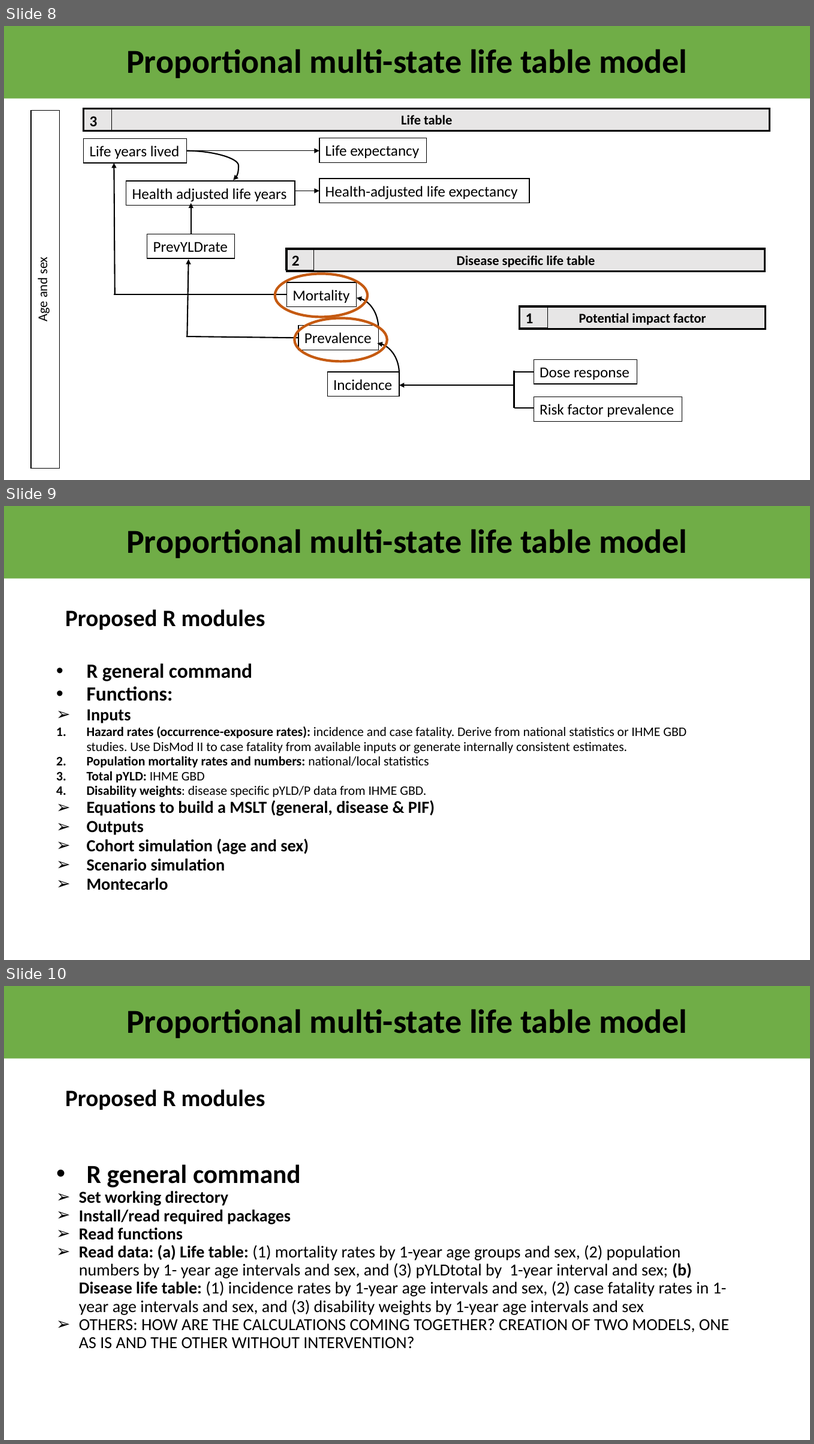
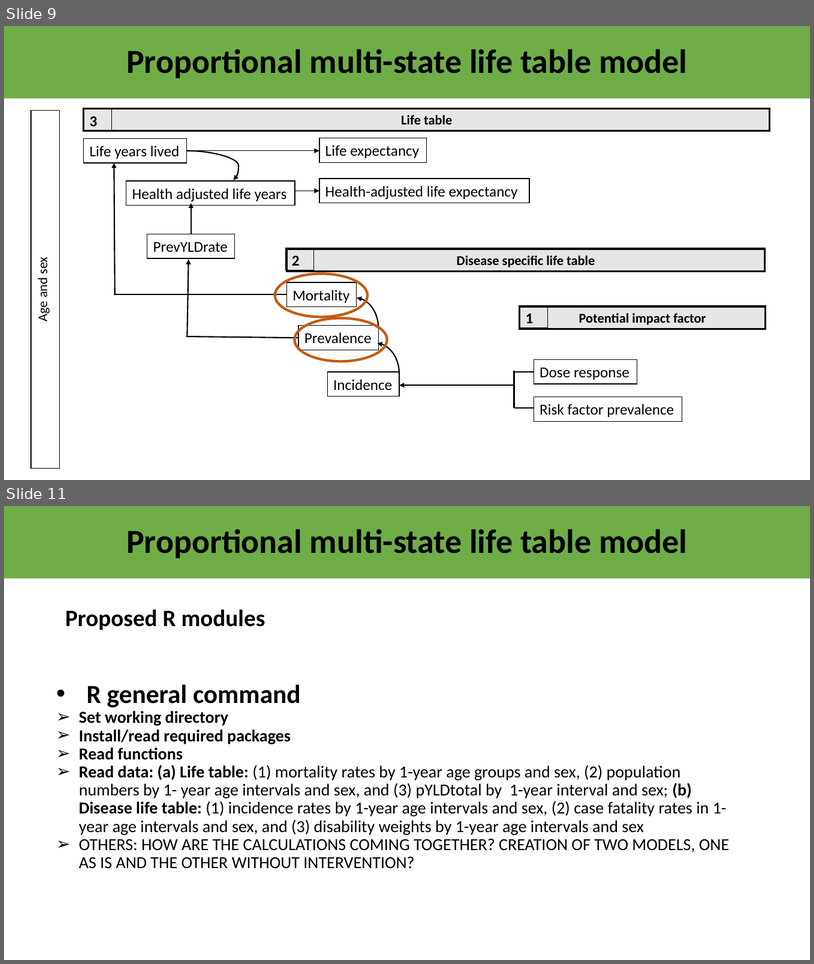
Before and after one commit to ITHIM/ITHIM-R, a slide deck: MSLT/structure/PMSLTframeworkV2.pptx. Shown one above the other, each under a label of ours: slides 8, 9 and 10 before the commit, slides 9 and 11 after it; the slides between them are not shown. The pictures are 814x1444 and 814x964 pixels, drawn with LibreOffice and Linux fonts; fonts in the diff are those of the drawing. Boxes give left, top, right and bottom in pixels: in the first picture for what was removed or moved away, otherwise in the second. Text is boxed around its words. In the diff, an @@ line names an element or a change of style, - is before the commit and + after.

```diff
--- a/MSLT/structure/PMSLTframeworkV2.pptx
+++ b/MSLT/structure/PMSLTframeworkV2.pptx
@@ slide 9 removed at (4,506,810,960), background #FFFFFF @@
@@ rectangle removed at (4,506,810,579) @@
-Proportional multi-state life table model
@@ text removed at (65,609,266,630) @@
-Proposed R modules
@@ text removed at (87,663,687,890) @@
-• R general command
-• Functions:
-➢ Inputs
-1. Hazard rates (occurrence-exposure rates): incidence and case fatality. Derive from national statistics or IHME GBD studies. Use DisMod II to case fatality from available inputs or generate internally consistent estimates.
-2. Population mortality rates and numbers: national/local statistics
-3. Total pYLD: IHME GBD
-4. Disability weights: disease specific pYLD/P data from IHME GBD.
-➢ Equations to build a MSLT (general, disease & PIF)
-➢ Outputs
-➢ Cohort simulation (age and sex)
-➢ Scenario simulation
-➢ Montecarlo
@@ what was slide 8 is now slide 9 @@
@@ what was slide 10 is now slide 11 @@
```
Also in this commit, not shown: 3 slides changed, 2 slides added, 2 other files.
